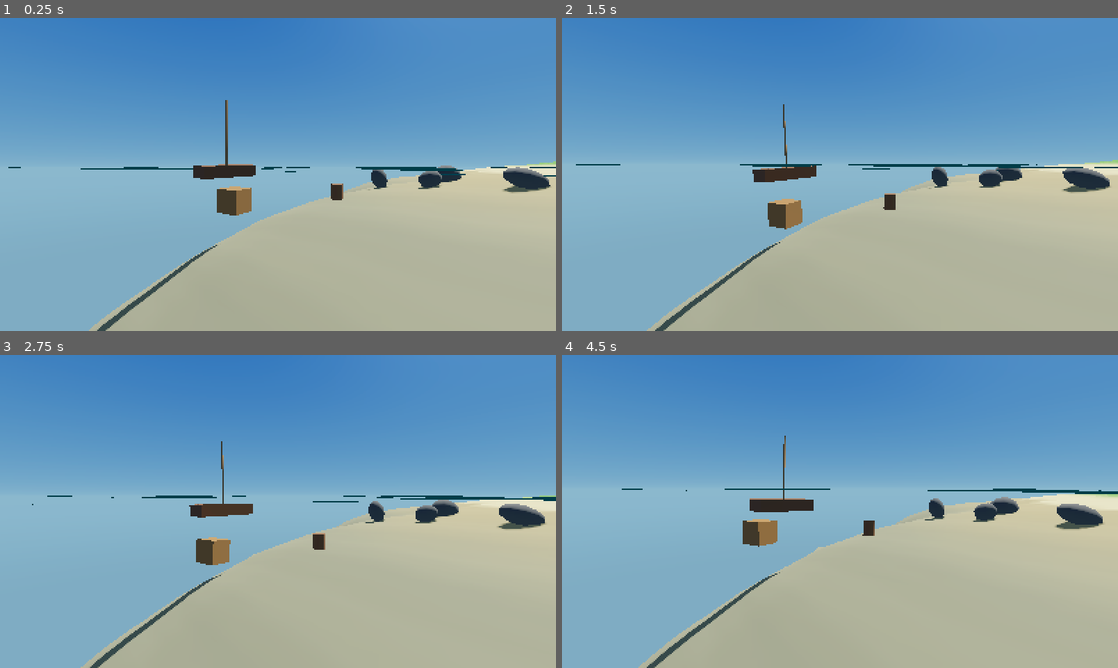
Above: before the commit, frames 1-4 (two rows, left to right).
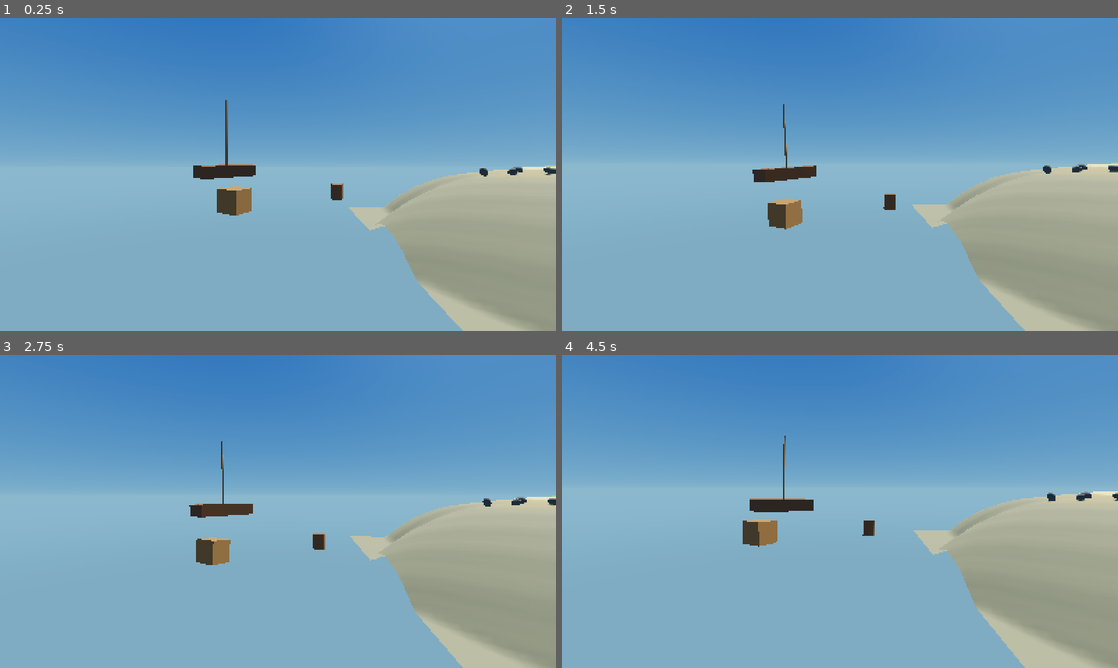
Above: after the commit, the same moments.

Repository: LeviticusFigglebottom/SeaOfScoundrels
Game: Godot game, scene res://scenes/showcase/ocean_showcase.tscn
Two runs of this game, one before a commit and one after it. Both use one fixed random seed, a clock stepped at 60 frames per second and the inputs below. This scene is started directly instead of the project's main scene.
Inputs (mouse positions are in pixels of both pictures, inside the frame that each line leads up to):
- Up to frame 1 (0.25 s): no input
- Up to frame 2 (1.5 s): move the mouse to (962, 158) at 0.52 s; hold D (move_right) 0.53-1.28 s; tap Q (command_wheel) at 0.6 s; click (962, 158) at 0.67 s; tap Space (jump) at 0.77 s; move the mouse to (728, 190) at 1.27 s; hold S (move_back) from 1.28 s (still down); tap F (interact) at 1.35 s
- Up to frame 3 (2.75 s): tap Space (jump) at 1.52 s; move the mouse to (333, 442) at 2.02 s; release S (move_back) at 2.03 s; hold D (move_right) from 2.03 s (still down); tap E (item_next) at 2.1 s
- Up to frame 4 (4.5 s): move the mouse to (812, 574) at 2.77 s; release D (move_right) at 2.78 s; hold W (move_forward) 2.78-3.53 s; tap Tab (item_radial) at 2.85 s; click (812, 574) at 2.92 s; tap Space (jump) at 3.02, 3.77 s; move the mouse to (1006, 558) at 3.52 s; hold A (move_left) from 3.53 s (still down); tap X (leave_station) at 3.6 s; move the mouse to (673, 464) at 4.27 s; click (673, 464) at 4.35 s

The runs differ from the first frame. In frame 1, 26% of the frame differs, in the area x 1-100%, y 45-100%; in frame 2, 28%; in frame 3, 30%; in frame 4, 32%, in the area x 10-100%, y 42-100%.

Commit message:
Ocean: foam lace rework, underside by camera depth, steepness-aware shore foam, sunset reflection glow
Co-Authored-By: Claude Fable 5.2 <noreply@anthropic.com>
Claude-Session: https://claude.ai/code/session_01F3vrUPPC7r5ei7T4kWkXqD

Diff:
--- a/scenes/showcase/ocean_showcase.gd
+++ b/scenes/showcase/ocean_showcase.gd
@@ -11,7 +11,7 @@
 ##   clock=<seconds> start the scripted camera this far into its move
 ##   wire=1          wireframe ocean (mesh inspection)
 
-const ISLAND_POS := Vector3(70.0, 0.0, -60.0)
+const ISLAND_POS := Vector3(150.0, 0.0, -150.0)
 
 var _args: Dictionary = {}
 var _shot: String = "calm"
@@ -20,6 +20,7 @@
 var _clock: float = 0.0
 var _env: Environment
 var _sun: DirectionalLight3D
+var _lagoon: bool = false
 
 # Per-shot look: sun elevation/azimuth (degrees), colours, storminess.
 const LOOKS := {
@@ -64,10 +65,14 @@
 	var storm: float = LOOKS[look_name]["storm"]
 	if _shot == "swell":
 		storm = 0.35
-	if _shot == "shore" or _shot == "underwater" or _shot == "waterline":
-		storm = 0.08
 	Weather.storminess = storm
 	Sea.amp_scale = lerpf(Sea.AMP_CALM, Sea.AMP_STORM, storm)
+	if _shot == "shore" or _shot == "underwater" or _shot == "waterline":
+		# a sheltered lagoon: less swell than the open sea's calm, so the rocks
+		# and the beach keep a steady waterline
+		Sea.amp_scale = 0.4
+		Sea.set_physics_process(false)
+		_lagoon = true
 	if _args.has("amp"):
 		Sea.amp_scale = float(_args["amp"])
 		Weather.storminess = inverse_lerp(Sea.AMP_CALM, Sea.AMP_STORM, Sea.amp_scale)
@@ -90,6 +95,8 @@
 
 func _process(delta: float) -> void:
 	_clock += delta
+	if _lagoon:
+		Sea.time += delta  # Sea's own tick is off so it does not ease amp_scale back
 	_update_camera()
 	_update_floaters()
 
--- a/src/ocean/ocean.gdshader
+++ b/src/ocean/ocean.gdshader
@@ -23,8 +23,8 @@
 uniform float reflectivity = 0.75;
 group_uniforms foam;
 uniform vec3 foam_color : source_color = vec3(0.95, 0.98, 0.96);
-uniform float foam_crest_start = 0.92; // Jacobian below this starts to foam
-uniform float foam_crest_full = 0.62;
+uniform float foam_crest_start = 0.84; // Jacobian below this starts to foam
+uniform float foam_crest_full = 0.46;
 uniform float foam_scale = 0.085;
 uniform float shore_foam_depth = 1.3;
 group_uniforms sun;
@@ -74,10 +74,13 @@
 	float warp = texture(foam_tex, uv * 0.23 + vec2(0.11, 0.07)).g;
 	vec2 w = (vec2(warp, texture(foam_tex, uv.yx * 0.19).g) - 0.5) * 0.35;
 	float lace = texture(foam_tex, uv + w + vec2(0.006, -0.004) * sea_time).r;
+	float lace_big = texture(foam_tex, uv.yx * 0.29 + w * 0.5 + vec2(-0.003, 0.002) * sea_time).r;
 	float lace2 = texture(foam_tex, uv * 2.7 - w + vec2(-0.011, 0.007) * sea_time).b;
-	float pattern = mix(lace, lace2, 0.3);
+	// big torn patches, medium bubbles inside them, a little fine break-up
+	float pattern = lace * 0.45 + lace_big * 0.40 + lace2 * 0.15;
+	pattern = smoothstep(0.12, 0.88, pattern);
 	// amount = 1 covers everything, small amounts leave only the thinnest lace.
-	float thr = 1.0 - amount * 1.15;
+	float thr = 1.0 - amount;
 	return smoothstep(thr - soft, thr + soft, 1.0 - pattern) * smoothstep(0.0, 0.08, amount);
 }
 
@@ -104,11 +107,11 @@
 	vec2 r3 = texture(detail_tex, v_rest * 0.0113 + vec2(0.004, -0.003) * sea_time).rg;
 	float fine = smoothstep(0.35, 0.03, fp);
 	vec2 rip_fine = (r1 - 0.5) * fine;
-	vec2 ripple = rip_fine * 0.8 + (r2 - 0.5) * 1.2 * smoothstep(1.2, 0.1, fp) + (r3 - 0.5) * 1.0;
+	vec2 ripple = rip_fine * 0.8 + (r2 - 0.5) * 1.2 * smoothstep(1.2, 0.1, fp) + (r3 - 0.5) * 0.7 * smoothstep(5.0, 0.5, fp);
 	// wind patches: gusts roughen the water in slow-moving blotches
 	float gust = texture(foam_tex, v_rest * 0.0037 + vec2(0.0011, 0.0007) * sea_time).g;
 	gust = smoothstep(0.2, 0.8, gust);
-	float ripple_amt = mix(0.14, 0.36, storm) * mix(0.45, 1.5, gust);
+	float ripple_amt = mix(0.14, 0.27, storm) * mix(0.45, 1.5, gust);
 	// calm seas get their swell slopes exaggerated for shading only, so long
 	// low waves still read as forms (no height is added)
 	float exag = mix(1.8, 1.0, smoothstep(0.0, 0.6, storm));
@@ -129,7 +132,11 @@
 	float alpha_edge = 1.0;
 	float foam = 0.0;
 
-	if (FRONT_FACING) {
+	// The sea is a height field: its underside is only ever visible to a camera
+	// that is under water. Facing only decides while the lens straddles the
+	// surface (edge-on slivers at the horizon must not flip).
+	bool underside = uw_cam_depth > 0.15 || (uw_cam_depth > -0.15 && !FRONT_FACING);
+	if (!underside) {
 		// ---------------- seen from above ----------------
 		// Refraction: nudge the lookup along the normal, reject samples in front.
 		vec3 n_view = (VIEW_MATRIX * vec4(N, 0.0)).xyz;
@@ -153,6 +160,8 @@
 		float caus = ocean_caustic(cq) * exp(-vdepth * 0.22) * smoothstep(0.0, 0.5, vdepth);
 		caus *= smoothstep(120.0, 30.0, dist);
 		behind *= 1.0 + caus * 1.6 * smoothstep(0.0, 0.3, L.y) * (sun_light.g + 0.1);
+		// anything seen through water reads a little darker and richer straight away
+		behind *= 0.68 + 0.32 * exp(-thick * 4.0);
 
 		// crest mask: pinched and high water is thin, so light gets through
 		float amp_ref = max(sea_amp_scale * 2.3, 0.3);
@@ -165,13 +174,15 @@
 		float slope_light = dot(n_shade, normalize(L + vec3(0.0, 0.6, 0.0)));
 		float k = 0.08 + 0.34 * smoothstep(-0.9, 1.1, h_rel) + 0.30 * crest + 0.25 * facing * facing;
 		k *= mix(1.0, 0.15, smoothstep(100.0, 1200.0, dist));
-		vec3 body = mix(deep_color, scatter_color, clamp(k, 0.0, 1.0)) * light * mix(0.70, 1.20, smoothstep(0.80, 1.0, slope_light));
-		body += sss_color * sss_strength * crest * (light * 0.40 + sun_light * 1.2 * back_lit) * (0.35 + 0.65 * facing);
+		vec3 body = mix(deep_color, scatter_color, clamp(k, 0.0, 1.0)) * light * mix(0.55, 1.25, smoothstep(0.78, 1.0, slope_light));
+		// translucent crests: a steady glow, much stronger when the sun is behind the wave
+		float thin = clamp(crest + 0.6 * smoothstep(-0.3, 0.7, h_rel) * back_lit, 0.0, 1.0);
+		body += sss_color * sss_strength * (crest * light * 0.40 + thin * sun_light * 1.9 * back_lit) * (0.35 + 0.65 * facing);
 
 		// depth-based absorption: shallows stay see-through and turquoise
 		// mostly vertical depth, so shallows stay clear even at grazing view angles
 		float path = vdepth * 1.5 + min(thick, 10.0) * 0.12;
-		vec3 trans = exp(-absorption * path);
+		vec3 trans = exp(-(absorption + turbidity) * path);
 		float fill = 1.0 - exp(-turbidity * path);
 		vec3 shallow_tint = scatter_color * light * 0.9;
 		col = behind * trans + mix(shallow_tint, body, smoothstep(0.0, 9.0, path)) * fill;
@@ -183,7 +194,11 @@
 		float fres = 0.02 + 0.98 * pow(1.0 - ndv_eff, 5.0);
 		vec3 R = reflect(-V, N);
 		R.y = abs(R.y) + sqrt(rough_var) * 0.8;
-		vec3 refl = ocean_sky(normalize(R));
+		R = normalize(R);
+		vec3 refl = ocean_sky(R);
+		// the glow around the sun also reflects: a warm path at low sun
+		float rs = max(dot(R, L), 0.0);
+		refl += sun_light * (pow(rs, 10.0) * 0.30 + pow(rs, 80.0) * 0.6);
 		col = mix(col, refl, clamp(fres * reflectivity, 0.0, 1.0));
 
 		// --- stylized sun glint: a crisp core plus a soft sheen, widened by roughness
@@ -202,27 +217,33 @@
 		float f_now = smoothstep(foam_crest_start, foam_crest_full, jac);
 		float j1 = sea_jacobian_lod(v_rest, sea_time - 1.1, max(fp * 2.5, 5.0));
 		float j2 = sea_jacobian_lod(v_rest, sea_time - 2.6, max(fp * 2.5, 5.0));
-		float f_trail = max(smoothstep(foam_crest_start, foam_crest_full, j1 + 0.02) * 0.72,
-				smoothstep(foam_crest_start, foam_crest_full, j2 + 0.04) * 0.46);
+		float f_trail = max(smoothstep(foam_crest_start, foam_crest_full, j1 + 0.02) * 0.60,
+				smoothstep(foam_crest_start, foam_crest_full, j2 + 0.04) * 0.36);
 		float crest_foam = max(f_now, f_trail);
 		// wind streaks: a little standing foam in rough weather
 		float blot = texture(foam_tex, v_rest * 0.013 + vec2(0.002, 0.001) * sea_time).g;
-		crest_foam = max(crest_foam, storm * smoothstep(0.55, 0.95, blot) * 0.34 * smoothstep(-0.3, 0.6, v_height / amp_ref));
+		crest_foam = max(crest_foam, storm * smoothstep(0.45, 0.95, blot) * 0.42 * smoothstep(-0.5, 0.5, v_height / amp_ref));
 
 		// shoreline / intersection foam from the depth buffer
 		vec3 sw0 = (INV_VIEW_MATRIX * vec4(scene_view, 1.0)).xyz;
 		float vd0 = max(v_world.y - sw0.y, 0.0);
-		float shore = 1.0 - smoothstep(0.0, shore_foam_depth, vd0);
+		// Beaches get a wide wash; steep things (rocks, hulls, crates) only a
+		// thin lip. Steepness comes from the depth buffer's own slope.
+		vec3 scene_n = normalize(cross(dFdy(sw0), dFdx(sw0)));
+		float flatness = smoothstep(0.55, 0.95, abs(scene_n.y));
+		float foam_depth = shore_foam_depth * mix(0.12, 1.0, flatness);
+		float shore = 1.0 - smoothstep(0.0, foam_depth, vd0);
 		// wash lines sweeping in towards the beach, plus a solid lip at contact
-		float band = 0.5 + 0.5 * sin(vd0 * 11.0 / shore_foam_depth + sea_time * 1.3 + blot * 6.0);
-		float shore_foam = shore * (0.25 + 0.75 * band * band) * 0.9 + smoothstep(0.30, 0.0, vd0) * 0.75;
+		float band = 0.5 + 0.5 * sin(vd0 * 11.0 / foam_depth + sea_time * 1.3 + blot * 6.0);
+		float shore_foam = shore * (0.25 + 0.75 * band * band) * 0.9 + smoothstep(0.10, 0.0, vd0) * 0.7;
 		shore_foam *= step(scene_z, surf_z + 60.0);
 
 		vec2 fuv = v_rest * foam_scale;
 		float soft = clamp(0.05 + fp * 0.6, 0.05, 0.5);
 		foam = foam_mask(clamp(max(crest_foam, shore_foam), 0.0, 1.0), fuv, soft);
 		// beyond pattern resolution, fall back to plain coverage
-		foam = mix(clamp(max(crest_foam, shore_foam), 0.0, 1.0) * 0.55, foam, lod_fade);
+		float plain = clamp(max(crest_foam, shore_foam), 0.0, 1.0);
+		foam = mix(plain * plain * 0.6, foam, lod_fade);
 		vec3 foam_lit = foam_color * (ambient_color * 0.85 + sun_light * (0.35 + 0.55 * clamp(dot(N, L), 0.0, 1.0)));
 		// thin foam lets the water colour through: reads as paint, not as noise
 		col = mix(col, foam_lit, foam * 0.92);
